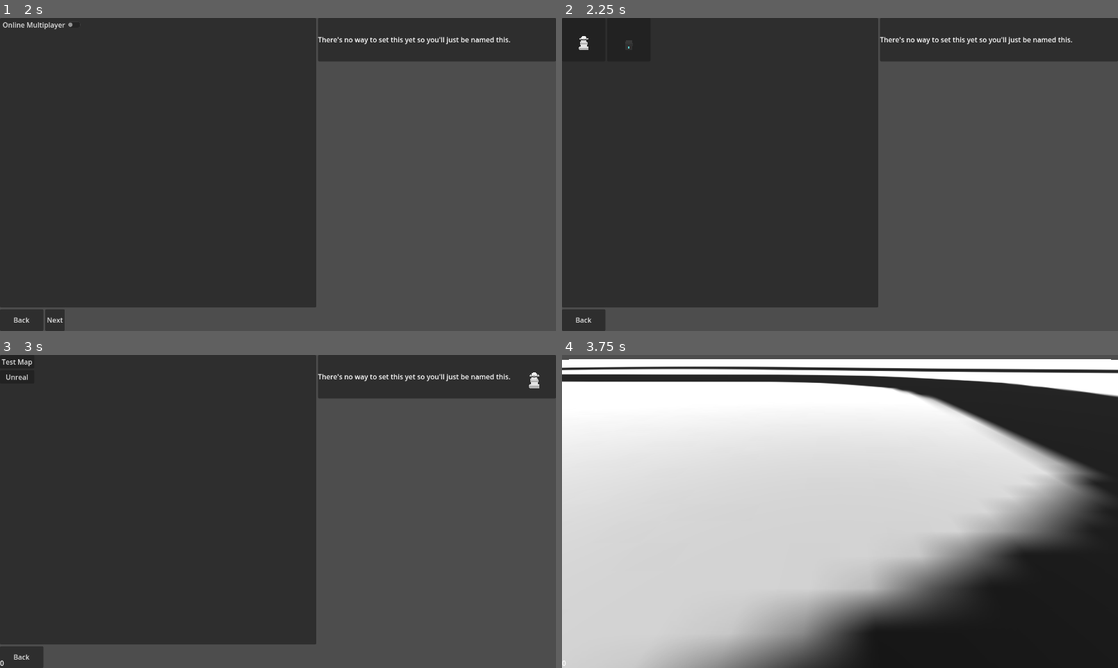
Above: before the commit, frames 1-4 (two rows, left to right).
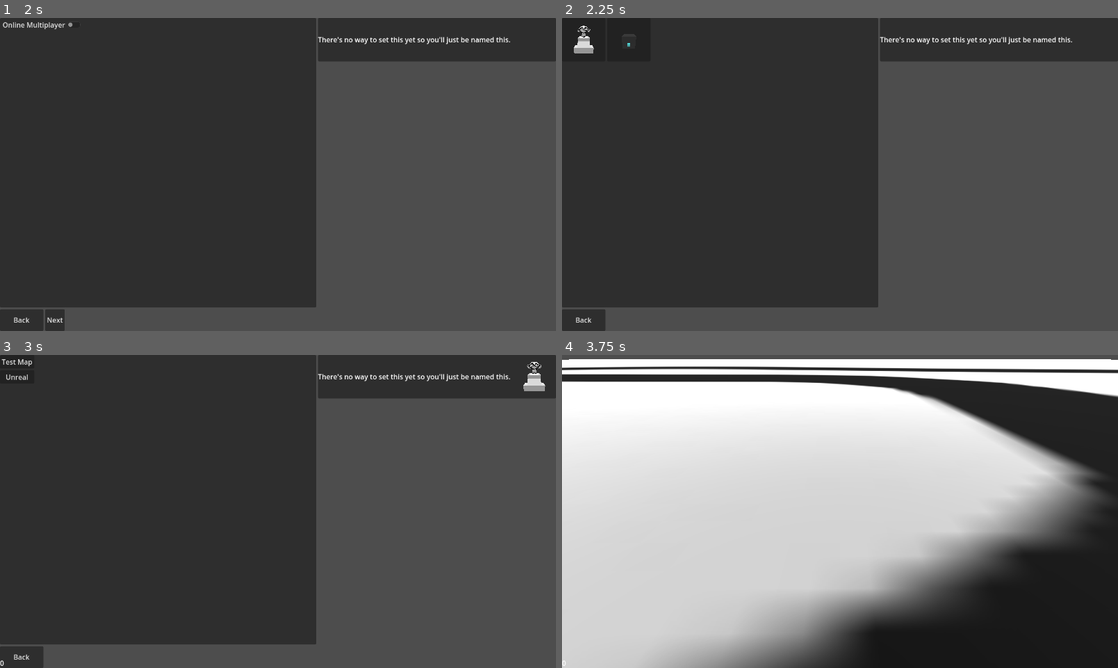
Above: after the commit, the same moments.

Repository: CoffeeCoder1/superpeterkart
Game: Godot game, scene res://scenes/main/main.tscn
Same seed, same stepped clock (60 frames per second), same inputs: the game is played once before the commit and once after it.
Inputs (mouse positions are in pixels of both pictures, inside the frame that each line leads up to):
- Up to frame 1 (2 s): tap Enter at 0.5 s; hold Right (ui_right) 0.53-1.25 s; hold N (player1_boost) 0.53-1.25 s; click "Create Game" at 1.25 s
- Up to frame 2 (2.25 s): click "Next" at 2 s
- Up to frame 3 (3 s): click (22, 376) at 2.77 s
- Up to frame 4 (3.75 s): click "Test Map" at 3.5 s

Frame 1 is identical in both runs. In frame 2, 0.2% of the frame differs, in the area x 2-13%, y 2-12%; in frame 3, 0.2%, in the area x 94-99%, y 2-12%; in frame 4, nothing differs.

Commit message:
Add a PreviewCamera to the karts

Diff:
--- a/scenes/classes/character_preview/character_preview_world.tscn
+++ b/scenes/classes/character_preview/character_preview_world.tscn
@@ -15,4 +15,4 @@
 script = ExtResource("1_jd4a2")
 
 [node name="DirectionalLight3D" type="DirectionalLight3D" parent="."]
-transform = Transform3D(1, 0, 0, 0, 0.517952, 0.855409, 0, -0.855409, 0.517952, 0, 0, 0)
+transform = Transform3D(1, 0, 0, 0, -0.30749, 0.951551, 0, -0.951552, -0.307489, 0, 0, 0)
--- a/scenes/classes/kart/kart.gd
+++ b/scenes/classes/kart/kart.gd
@@ -20,6 +20,8 @@
 
 @onready var multiplayer_synchronizer: MultiplayerSynchronizer = $MultiplayerSynchronizer
 @onready var track_ray_cast: RayCast3D = $TrackRayCast
+@onready var camera: Camera3D = $Camera3D
+@onready var preview_camera: Camera3D = $PreviewCamera
 
 var _top_speed = top_speed
 var _acceleration = acceleration
@@ -52,8 +54,12 @@
 	multiplayer_synchronizer.set_process(kart_enabled)
 
 	# If this is the local kart, focus the camera.
-	if player_id == multiplayer.get_unique_id():
-		$Camera3D.make_current()
+	if player_id == multiplayer.get_unique_id() and kart_enabled:
+		if is_instance_valid(camera):
+			camera.make_current()
+	elif !kart_enabled:
+		if is_instance_valid(preview_camera):
+			preview_camera.make_current()
 
 
 func _physics_process(delta: float) -> void:
--- a/scenes/karts/debug_kart/debug_kart.tscn
+++ b/scenes/karts/debug_kart/debug_kart.tscn
@@ -43,6 +43,9 @@
 [node name="Camera3D" type="Camera3D" parent="." groups=["karts"]]
 transform = Transform3D(1, 0, 0, 0, 0.912292, 0.409541, 0, -0.409541, 0.912292, 0, 2.88429, 3.37129)
 
+[node name="PreviewCamera" type="Camera3D" parent="."]
+transform = Transform3D(-1, 7.38134e-08, -4.68437e-08, 5.11385e-08, 0.928486, 0.371368, 7.09056e-08, 0.371368, -0.928486, 0, 1.44659, -2.20323)
+
 [node name="FrontAxle" type="MeshInstance3D" parent="."]
 transform = Transform3D(1, 0, 0, 0, 1, 0, 0, 0, 1, 0, 0, -1)
 mesh = SubResource("BoxMesh_xm7no")
@@ -55,3 +58,7 @@
 
 [node name="MultiplayerSynchronizer" type="MultiplayerSynchronizer" parent="."]
 replication_config = SubResource("SceneReplicationConfig_xow35")
+
+[node name="TrackRayCast" type="RayCast3D" parent="."]
+hit_from_inside = true
+collide_with_areas = true
--- a/scenes/karts/suzanne/suzanne.tscn
+++ b/scenes/karts/suzanne/suzanne.tscn
@@ -95,6 +95,9 @@
 [node name="Camera3D" type="Camera3D" parent="." groups=["karts"]]
 transform = Transform3D(1, 0, 0, 0, 0.861017, 0.508576, 0, -0.508576, 0.861017, 0, 3.72544, 3.72346)
 
+[node name="PreviewCamera" type="Camera3D" parent="."]
+transform = Transform3D(-1, 7.38135e-08, -4.68437e-08, 5.74396e-08, 0.958691, 0.28445, 6.59049e-08, 0.28445, -0.958691, 0, 1.65729, -2.58298)
+
 [node name="KartBody" type="Node3D" parent="."]
 transform = Transform3D(0.5, 0, 0, 0, 0.5, 0, 0, 0, 0.5, 0, 0, 0)
 
